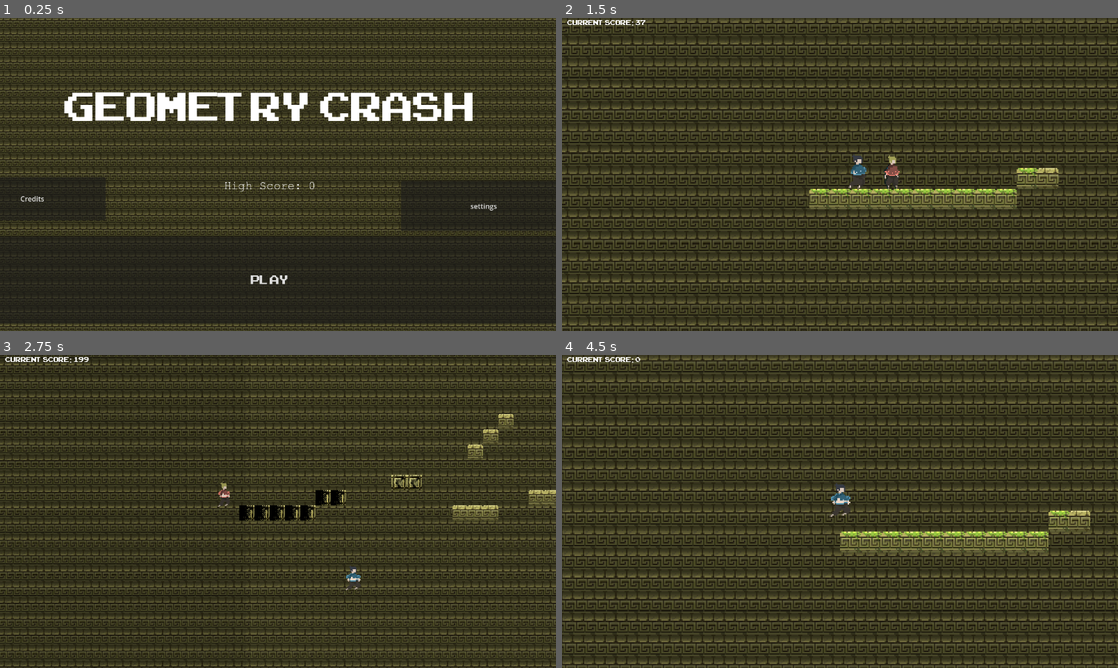
Above: before the commit, frames 1-4 (two rows, left to right).
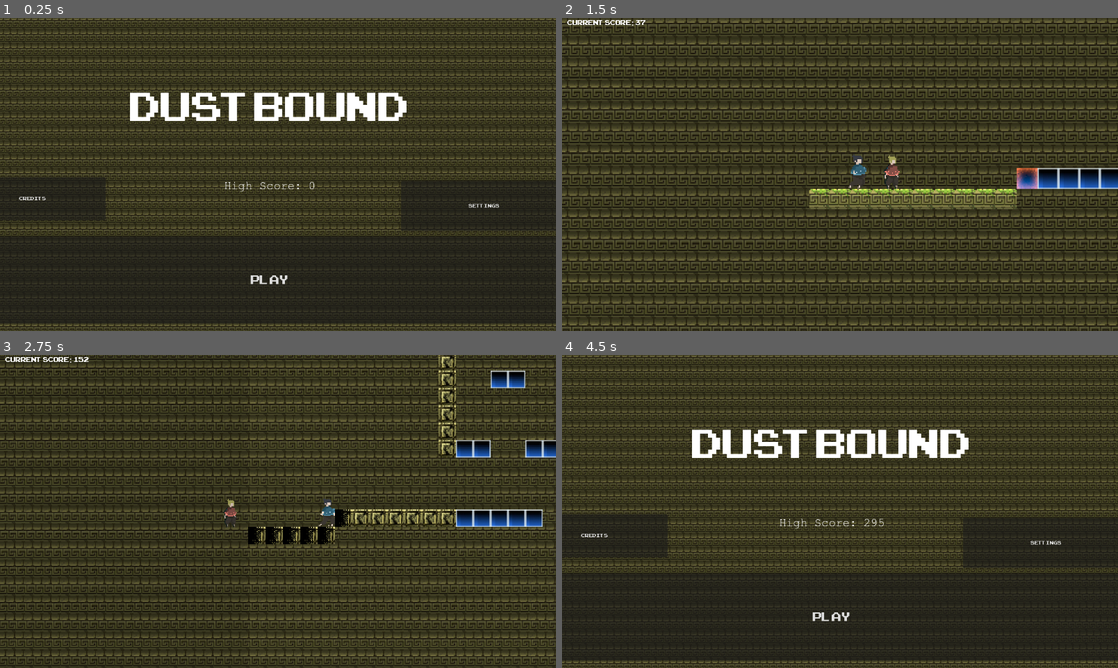
Above: after the commit, the same moments.

Repository: logan03109/second-jame-gam
Game: Godot game, scene res://scenes/Menu.tscn
Same seed, same stepped clock (60 frames per second), same inputs: the game is played once before the commit and once after it. Sound files missing from this copy of the repository are replaced by a short silence.
Inputs (mouse positions are in pixels of both pictures, inside the frame that each line leads up to):
- Up to frame 1 (0.25 s): no input
- Up to frame 2 (1.5 s): click "PLAY" at 0.5 s; move the mouse to (962, 158) at 1.27 s; hold D (p1_right) from 1.28 s (still down); tap L (p2_join) at 1.35 s; click (962, 158) at 1.42 s
- Up to frame 3 (2.75 s): keep holding D (p1_right); tap W (p1_jump) at 1.52, 2.27 s; move the mouse to (166, 527) at 2.02 s; tap F (p1_dash) at 2.1 s; tap L (p2_join) at 2.3 s
- Up to frame 4 (4.5 s): move the mouse to (895, 442) at 2.77 s; release D (p1_right) at 2.78 s; hold A (p1_left) 2.78-3.53 s; tap / (p2_dash) at 2.85 s; tap L (p2_join) at 3.05, 3.8 s; move the mouse to (812, 574) at 3.52 s; hold D (p1_right) 3.53-4.25 s; tap Down (p2_down) at 3.6 s; click (812, 574) at 3.67 s; tap W (p1_jump) at 3.77 s; click (834, 617) at 4.25 s, where only the run before the commit has a clickable "PLAY"

The runs differ from the first frame. In frame 1, 3.6% of the frame differs, in the area x 3-90%, y 23-62%; in frame 2, 1.2%; in frame 3, 39%; in frame 4, 43%, in the area x 0-100%, y 0-100%.

Commit message:
almost done

Diff:
--- a/scenes/Main.tscn
+++ b/scenes/Main.tscn
@@ -23,7 +23,7 @@
 start_chunk = ExtResource("3_vcsgt")
 crack_texture = ExtResource("8_bjd11")
 crack_texture_2 = ExtResource("9_mwfav")
-debug_force_chunk = ExtResource("4_nxtc6")
+debug_force_chunk = ExtResource("7_wp0k4")
 
 [node name="GameCamera" type="Camera2D" parent="." unique_id=982389235]
 position_smoothing_enabled = true
@@ -67,6 +67,10 @@
 theme_override_fonts/font = ExtResource("12_mwfav")
 theme_override_font_sizes/font_size = 22
 
+[node name="PowerupLabel" type="Label" parent="CanvasLayer" unique_id=1097351186]
+offset_right = 40.0
+offset_bottom = 23.0
+
 [node name="Powerup" type="Node2D" parent="." unique_id=1121058568]
 
 [node name="Music" type="AudioStreamPlayer" parent="." unique_id=1885356035]
--- a/scenes/Menu.tscn
+++ b/scenes/Menu.tscn
@@ -53,7 +53,7 @@
 theme_override_fonts/font = ExtResource("3_o0tnf")
 theme_override_font_sizes/font_size = 130
 text = "
-Geometry Crash"
+dustbound"
 horizontal_alignment = 1
 
 [node name="HighScoreLabel" type="Label" parent="TextureRect/VBoxContainer" unique_id=769835314]
@@ -142,6 +142,7 @@
 offset_top = 368.0
 offset_right = 182.0
 offset_bottom = 468.0
+theme_override_fonts/font = ExtResource("3_o0tnf")
 text = "Credits
 "
 
@@ -151,6 +152,7 @@
 offset_top = 377.0
 offset_right = 1244.0
 offset_bottom = 492.0
+theme_override_fonts/font = ExtResource("3_o0tnf")
 text = "settings"
 
 [connection signal="pressed" from="TextureRect/VBoxContainer/PlayButton" to="." method="_on_play_button_pressed"]
--- a/scenes/Player_2.tscn
+++ b/scenes/Player_2.tscn
@@ -57,8 +57,8 @@
 }]
 
 [node name="player_2" type="CharacterBody2D" unique_id=479724984]
-collision_layer = 2
-collision_mask = 2
+collision_layer = 3
+collision_mask = 3
 script = ExtResource("1_7s6vm")
 
 [node name="CollisionShape2D" type="CollisionShape2D" parent="." unique_id=340616201]
--- a/scenes/chunk_3.tscn
+++ b/scenes/chunk_3.tscn
@@ -5,7 +5,7 @@
 [ext_resource type="Texture2D" uid="uid://ci0vubrwyojin" path="res://assets/grass stone tile.png" id="2_jnfqe"]
 [ext_resource type="Texture2D" uid="uid://h2rm05jn4hxo" path="res://assets/tile 3 decayed.png" id="4_4cbmi"]
 [ext_resource type="Script" uid="uid://57xbua6agell" path="res://scripts/area_2d.gd" id="4_4k65o"]
-[ext_resource type="Texture2D" uid="uid://b8ei0qxkov3pa" path="res://assets/Screenshot 2026-06-04 113736.png" id="5_4cbmi"]
+[ext_resource type="Texture2D" uid="uid://tj7rkxcbvgtc" path="res://assets/pixil-frame-0.png" id="6_4cbmi"]
 
 [sub_resource type="TileSetAtlasSource" id="TileSetAtlasSource_sng7j"]
 texture = ExtResource("1_sng7j")
@@ -32,7 +32,7 @@
 size = Vector2(3, 120.5)
 
 [sub_resource type="RectangleShape2D" id="RectangleShape2D_47xwu"]
-size = Vector2(46, 47)
+size = Vector2(45, 68.5)
 
 [node name="Chunk" type="Node2D" unique_id=1161737643]
 script = ExtResource("1_jnfqe")
@@ -68,12 +68,24 @@
 script = ExtResource("4_4k65o")
 
 [node name="CollisionShape2D" type="CollisionShape2D" parent="portal" unique_id=611298017]
-position = Vector2(-1, 4)
+position = Vector2(-1.5, -6.75)
 shape = SubResource("RectangleShape2D_47xwu")
 
 [node name="Sprite2D" type="Sprite2D" parent="portal" unique_id=91531832]
-position = Vector2(-1.0000067, 3.0000024)
-scale = Vector2(2.875001, 2.8749998)
-texture = ExtResource("5_4cbmi")
+position = Vector2(-1.9999928, -9.999993)
+scale = Vector2(0.71, 0.84999996)
+texture = ExtResource("6_4cbmi")
+
+[node name="PowerupSpawn3" type="Area2D" parent="." unique_id=665089367]
+position = Vector2(412, -35)
+
+[node name="PowerupSpawn4" type="Area2D" parent="." unique_id=533998696]
+position = Vector2(412, -35)
+
+[node name="PowerupSpawn5" type="Area2D" parent="." unique_id=2102741364]
+position = Vector2(412, -35)
+
+[node name="PowerupSpawn6" type="Area2D" parent="." unique_id=815233670]
+position = Vector2(165, -16)
 
 [connection signal="body_entered" from="portal" to="." method="_on_area_2d_body_entered"]
--- a/scenes/distortion.tscn
+++ b/scenes/distortion.tscn
@@ -9,9 +9,9 @@
 [ext_resource type="Texture2D" uid="uid://h2rm05jn4hxo" path="res://assets/tile 3 decayed.png" id="9_mmiux"]
 [ext_resource type="PackedScene" uid="uid://doj1lafa43rle" path="res://scenes/Player_2.tscn" id="10_qlpro"]
 [ext_resource type="PackedScene" uid="uid://b03fh2hf2r74d" path="res://scenes/Player_1.tscn" id="11_1w1k8"]
+[ext_resource type="AudioStream" uid="uid://3qqlstje4v01" path="res://assets/music and sfx/Underworld (game music slowed).wav" id="12_kjqko"]
 [ext_resource type="Texture2D" uid="uid://dj3vtbyyryeuv" path="res://assets/background v4.png" id="12_vxni4"]
 [ext_resource type="FontFile" uid="uid://cfugxf8f24uka" path="res://assets/ARCADECLASSIC.TTF" id="13_biirf"]
-[ext_resource type="AudioStream" uid="uid://ddi84ajrstv3u" path="res://assets/music and sfx/Chiptune Loop Gameplay.wav" id="14_g5yvo"]
 
 [node name="Node2D" type="Node2D" unique_id=1314541290]
 script = ExtResource("1_q4nol")
@@ -68,6 +68,6 @@
 [node name="Powerup" type="Node2D" parent="." unique_id=1121058568]
 
 [node name="Music" type="AudioStreamPlayer" parent="." unique_id=1885356035]
-stream = ExtResource("14_g5yvo")
+stream = ExtResource("12_kjqko")
 volume_db = -20.175
 autoplay = true
--- a/scenes/powerup.tscn
+++ b/scenes/powerup.tscn
@@ -1,7 +1,7 @@
 [gd_scene format=3 uid="uid://cblexkiyh53a1"]
 
 [ext_resource type="Script" uid="uid://cb22qxfug4khb" path="res://scripts/powerup.gd" id="1_ih772"]
-[ext_resource type="Texture2D" uid="uid://njurry7dmfya" path="res://assets/Screenshot 2026-06-02 082823.png" id="2_406cw"]
+[ext_resource type="Texture2D" uid="uid://dawsge10t018a" path="res://assets/pixil-frame-0 (1).png" id="2_406cw"]
 [ext_resource type="AudioStream" uid="uid://3ao1eipsmlye" path="res://assets/music and sfx/powerUp.wav" id="3_406cw"]
 
 [sub_resource type="RectangleShape2D" id="RectangleShape2D_qmy6f"]
@@ -13,8 +13,8 @@
 shape = SubResource("RectangleShape2D_qmy6f")
 
 [node name="Sprite2D" type="Sprite2D" parent="." unique_id=1555853559]
-position = Vector2(-1.847744e-06, -8.34465e-07)
-scale = Vector2(0.12422358, 0.124223605)
+position = Vector2(12.999998, 10.499999)
+scale = Vector2(0.59999996, 0.61)
 texture = ExtResource("2_406cw")
 
 [node name="AudioStreamPlayer" type="AudioStreamPlayer" parent="." unique_id=1997883943]
--- a/scripts/main.gd
+++ b/scripts/main.gd
@@ -27,6 +27,7 @@
 @onready var decay_line := $DecayLine
 @onready var powerup := $Powerup
 @onready var powerup_scene: Resource = preload("res://scenes/powerup.tscn")
+@onready var powerup_label := $CanvasLayer/PowerupLabel
 var decay_wall_x        := -200.0
 var tile_decay          := {}
 var cached_cells        := []
@@ -394,3 +395,9 @@
 
 func _on_power_up_body_entered(body: Node2D) -> void:
 	pass # Replace with function body.
+
+func show_powerup_label(text: String):
+	powerup_label.text = text
+	powerup_label.visible = true
+	await get_tree().create_timer(2.0).timeout
+	powerup_label.visible = false
--- a/scripts/player_1.gd
+++ b/scripts/player_1.gd
@@ -9,6 +9,7 @@
 
 @onready var sfx = $SFX
 @onready var anim = $AnimatedSprite2D
+@onready var powerup_label := $CanvasLayer/PowerupLabel
 
 var SPEED = 200.0
 var JUMP_VELOCITY = -300.0
@@ -151,12 +152,12 @@
 func apply_effect(buff: String, duration: float):
 	match buff:
 		"speed":
-			print("increase speed")
 			SPEED *= 1.2
 			if SPEED > 1000:
 				SPEED = 1000
+			get_tree().call_group("main", "show_powerup_label", "Speed Up!")
 		"jump":
-			print("increase jump")
 			JUMP_VELOCITY *= 1.1
 			if JUMP_VELOCITY < -1200:
 				JUMP_VELOCITY = -1200
+			get_tree().call_group("main", "show_powerup_label", "Jump Up!")
--- a/scripts/player_2.gd
+++ b/scripts/player_2.gd
@@ -148,7 +148,9 @@
 			SPEED *= 1.2
 			if SPEED > 1000:
 				SPEED = 1000
+			get_tree().call_group("main", "show_powerup_label", "Speed Up!")
 		"jump":
 			JUMP_VELOCITY *= 1.1
 			if JUMP_VELOCITY < -1200:
 				JUMP_VELOCITY = -1200
+			get_tree().call_group("main", "show_powerup_label", "Jump Up!")
Binary file added: assets/pixil-frame-0 (1).png
Not shown, added: assets/pixil-frame-0 (1).png.import
Binary file added: assets/pixil-frame-0.png
Not shown, added: assets/pixil-frame-0.png.import
